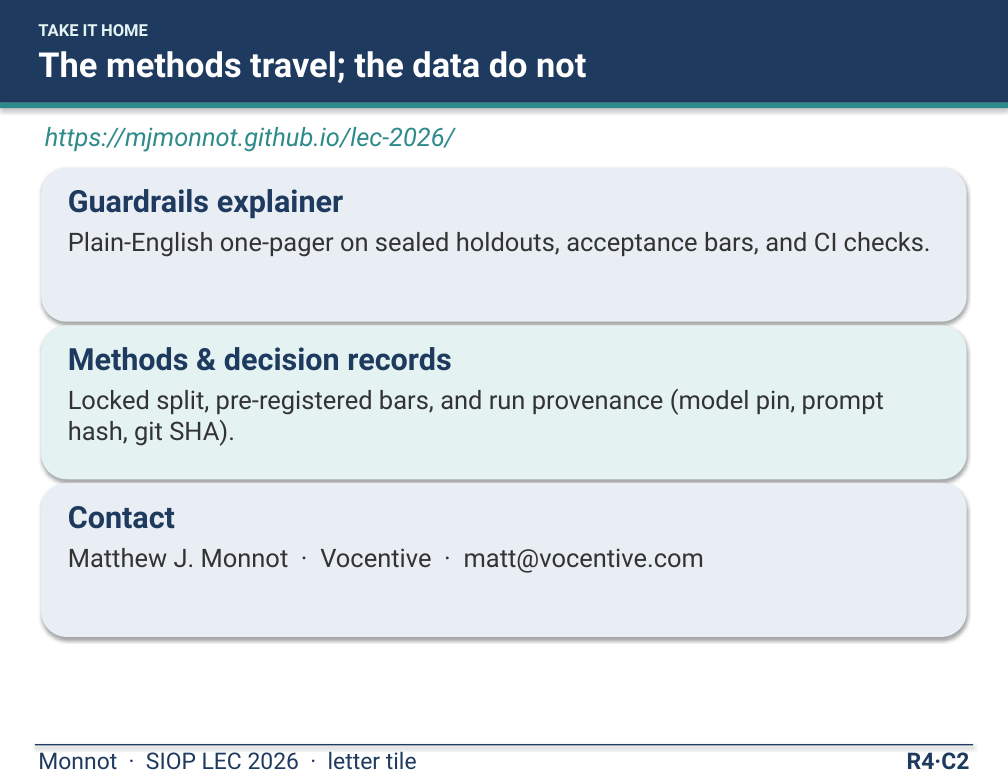
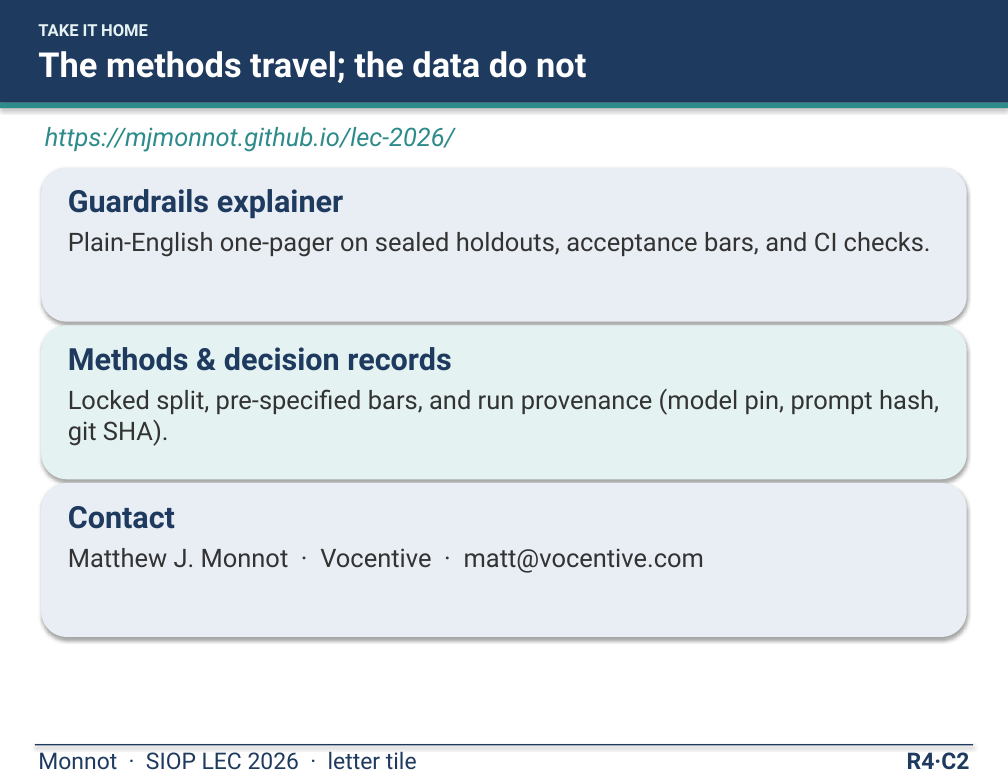
Before and after one commit to mjmonnot/mjmonnot.github.io, a slide deck: slide 14 of lec-2026/assets/Monnot_Poster_v5.pptx. Drawn at 1008x779 pixels with LibreOffice and Linux fonts; fonts in the diff are those of the drawing. Boxes give left, top, right and bottom in pixels: in the first picture for what was removed or moved away, otherwise in the second. Text is boxed around its words. In the diff, an @@ line names an element or a change of style, - is before the commit and + after.

```diff
--- a/lec-2026/assets/Monnot_Poster_v5.pptx
+++ b/lec-2026/assets/Monnot_Poster_v5.pptx
@@ text at (x1=68, y1=389, x2=939, y2=446): text changed @@
-Locked split, pre-registered bars, and run provenance (model pin, prompt hash, git SHA).
+Locked split, pre-specified bars, and run provenance (model pin, prompt hash, git SHA).
```
Also in this commit, not shown: 6 other slides changed, 1 slide removed, 3 other files.
